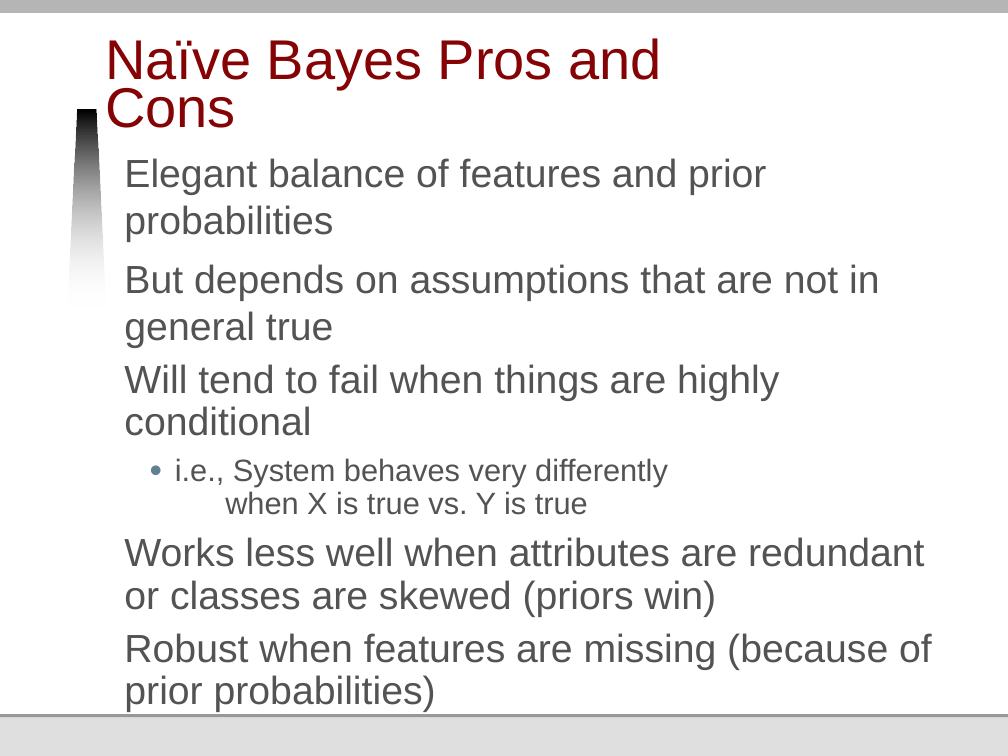
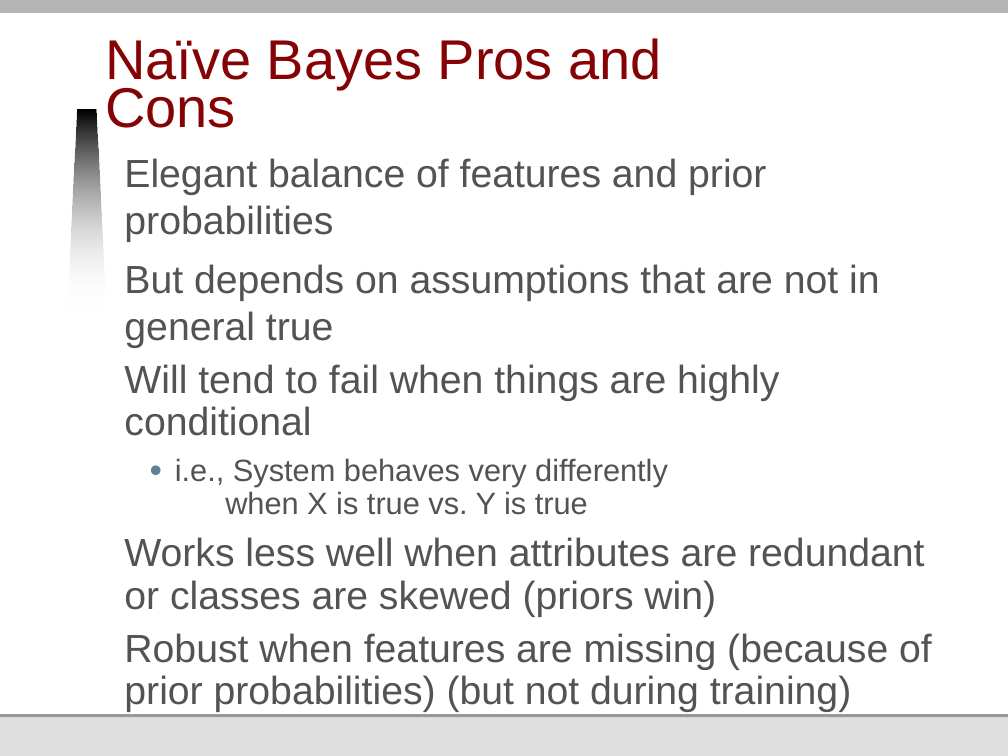
Before and after one commit to jmankoff/data, a slide deck: slide 84 of Lectures/13 Machine Learning II Naive Bayes and Decision Trees.pptx (slide 79 before the commit). Drawn at 1008x756 pixels with LibreOffice and Linux fonts; fonts in the diff are those of the drawing; background and template pictures are left out. Boxes give left, top, right and bottom in pixels: in the first picture for what was removed or moved away, otherwise in the second. Text is boxed around its words. In the diff, an @@ line names an element or a change of style, - is before the commit and + after.

```diff
--- a/Lectures/13 Machine Learning II Naive Bayes and Decision Trees.pptx
+++ b/Lectures/13 Machine Learning II Naive Bayes and Decision Trees.pptx
@@ text at (124, 633, 932, 712): text changed @@
-Robust when features are missing (because of prior probabilities)
+Robust when features are missing (because of prior probabilities) (but not during training)
```
Also in this commit, not shown: 12 other slides changed, 5 slides added, 1 other file.
